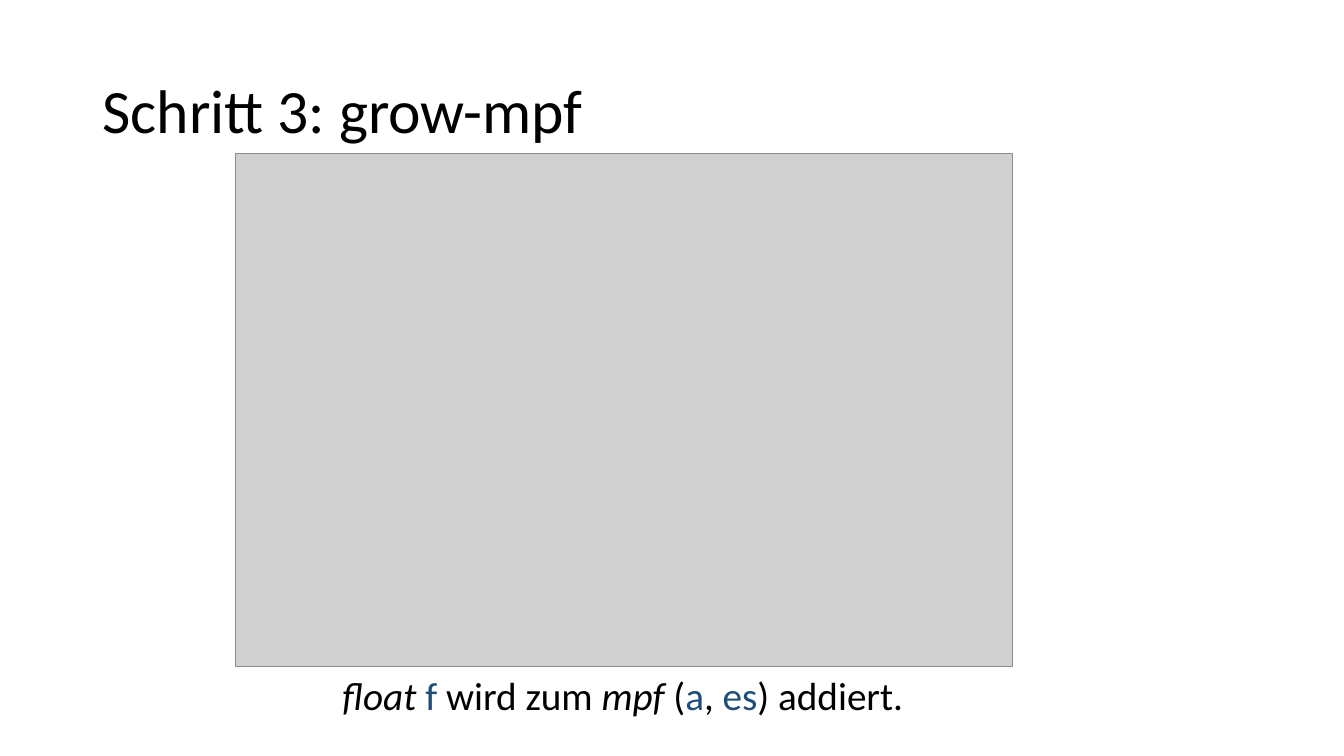
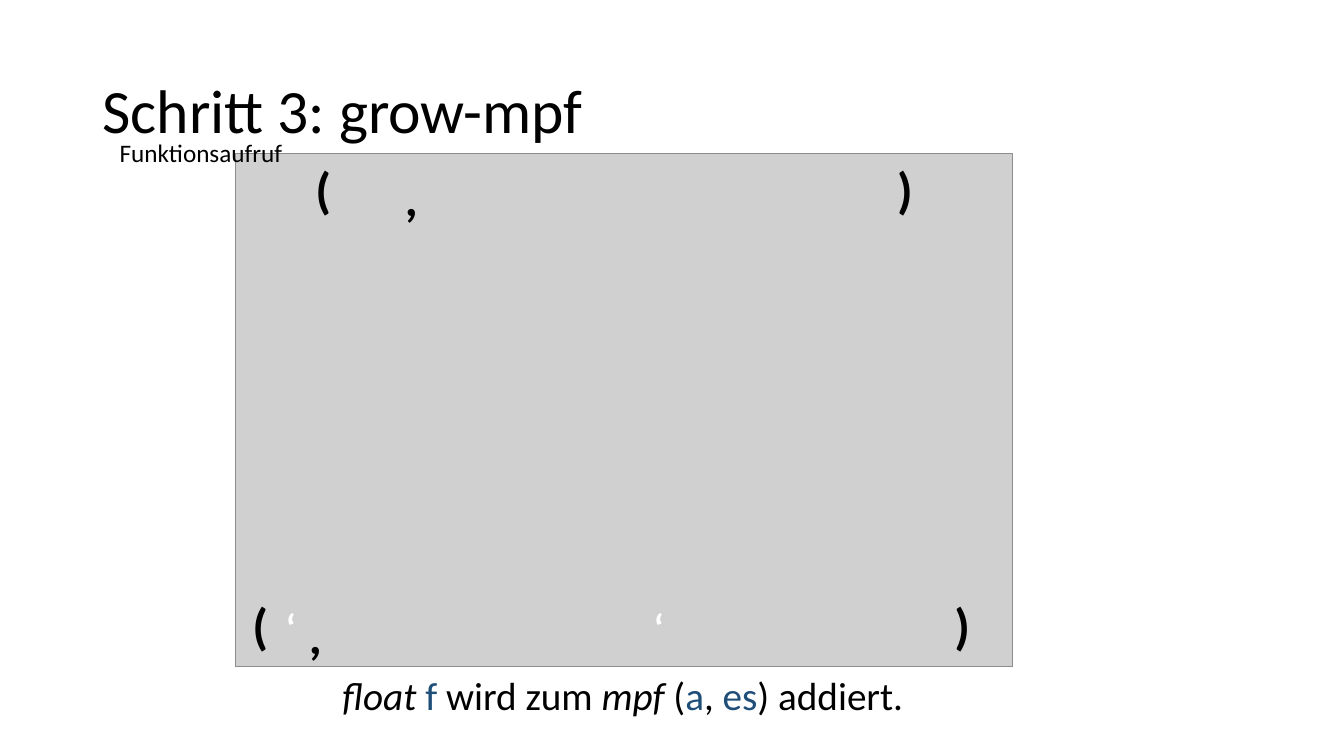
Before and after one commit to Helli/IsabelleBasicNumericalProofs, a slide deck: slide 12 of Vortrag.pptx (slide 11 before the commit). Drawn at 1344x756 pixels with LibreOffice and Linux fonts; fonts in the diff are those of the drawing; grey boxes stand for pictures. Boxes give left, top, right and bottom in pixels: in the first picture for what was removed or moved away, otherwise in the second. Text is boxed around its words. In the diff, an @@ line names an element or a change of style, - is before the commit and + after.

Commit message:
final talk slides

```diff
--- a/Vortrag.pptx
+++ b/Vortrag.pptx
@@ text added at bbox=[120, 144, 282, 169], 18 pt, text #000000 @@
+Funktionsaufruf
@@ text added at bbox=[306, 153, 458, 225], 36 pt, text #000000, bold @@
+(
@@ text added at bbox=[395, 161, 547, 233], 36 pt, text #000000, bold @@
+,
@@ text added at bbox=[887, 153, 1040, 225], 36 pt, text #000000, bold @@
+)
@@ text added at bbox=[242, 590, 394, 661], 36 pt, text #000000, bold @@
+(
@@ text added at bbox=[276, 599, 429, 656], 28 pt, text #FFFFFF, bold @@
+‘
@@ text added at bbox=[644, 599, 797, 656], 28 pt, text #FFFFFF, bold @@
+‘
@@ text added at bbox=[945, 589, 1097, 660], 36 pt, text #000000, bold @@
+)
@@ text added at bbox=[299, 600, 452, 671], 36 pt, text #000000, bold @@
+,
```
Also in this commit, not shown: 6 other slides changed, 1 slide removed.
